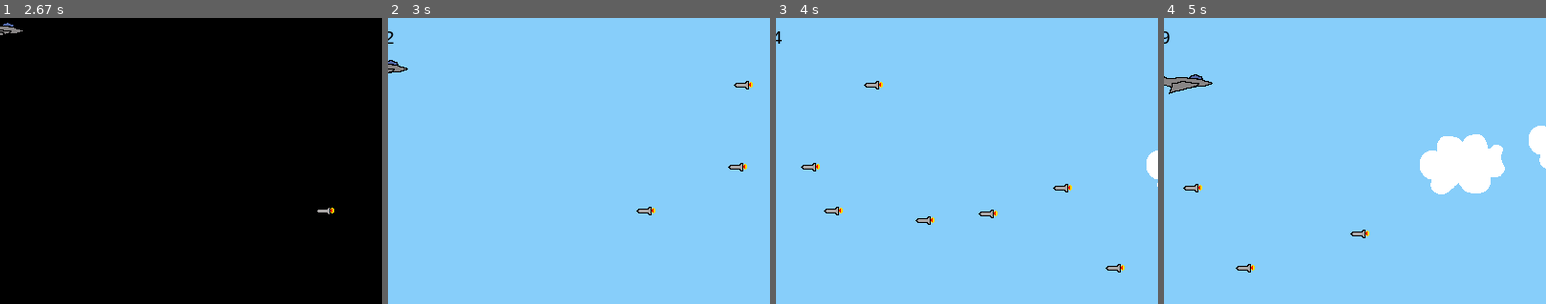
Above: before the commit, frames 1-4 (left to right).
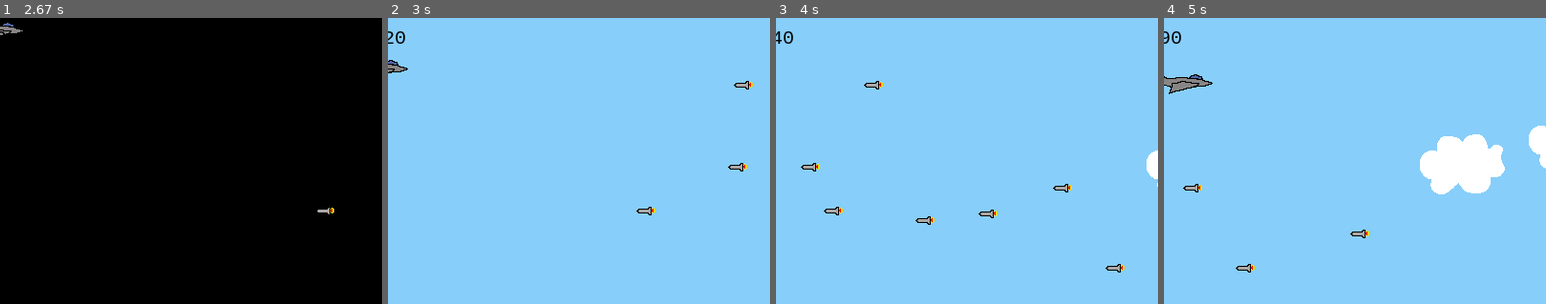
Above: after the commit, the same moments.

Repository: raulsales9/2DAM_CourseSalesRaul
Game: pygame game, started from first_eva/acts/unit1/practica_pygame1/game/joc.py
The game is run twice, just before and just after one commit, with the same random seed, the same clock (stepped at 60 frames per second) and the same inputs.
Inputs:
- Up to frame 1 (2.67 s): hold P 0.33-0.8 s; hold Right 0.83-1.3 s; hold Right 1.67-2.13 s; hold Left from 2.17 s (still down)
- Up to frame 2 (3 s): release Left at 2.7 s; hold Down from 2.73 s (still down)
- Up to frame 3 (4 s): release Down at 3.03 s; hold Left 3.07-3.47 s; hold Up 3.5-3.87 s; hold Right from 3.9 s (still down)
- Up to frame 4 (5 s): release Right at 4.53 s; hold Down 4.57-4.93 s; hold Left from 4.97 s (still down)
The pictures show only the part of the screen within x 12-62%, y 0-50%; the shares and areas given below are measured in that part.

Frame 1 is identical in both runs. In frame 2, less than 0.1% of the frame differs, in the area x 2-5%, y 4-9%; in frame 3, less than 0.1%; in frame 4, less than 0.1%.

Commit message:
level system added, don't running aftes 490 points

Diff:
--- a/first_eva/acts/unit1/practica_pygame1/game/Enemy.py
+++ b/first_eva/acts/unit1/practica_pygame1/game/Enemy.py
@@ -15,11 +15,17 @@
             )
         )
         self.speed = random.randint(EVIL_PLAYER_SPEED_MIN, EVIL_PLAYER_SPEED_MAX)
+        self.score_added = False
 
     def update(self):
         # to points
         global SCORE
+        global LEVEL
         self.rect.move_ip(-self.speed, 0)
         if self.rect.right < 0:
-            SCORE[0] += 1
+            if not self.score_added:
+                SCORE[0] += 10
             self.kill()
+            if SCORE[0] >= 500:
+                LEVEL += 1
+                SCORE[0] = 0
--- a/first_eva/acts/unit1/practica_pygame1/game/Tamany.py
+++ b/first_eva/acts/unit1/practica_pygame1/game/Tamany.py
@@ -20,4 +20,5 @@
 EVIL_PLAYER_SPEED_MAX = 20
 CLOUD_SPEED = 4
 SCORE = [0]
+LEVEL = [0]
 RED = (255, 0, 0)
--- a/first_eva/acts/unit1/practica_pygame1/game/joc.py
+++ b/first_eva/acts/unit1/practica_pygame1/game/joc.py
@@ -104,6 +104,7 @@
 
     def run_game(self):
         global SCORE
+        global LEVEL
         player = Player()
         sound_manager = Sound()
         clouds = pygame.sprite.Group()
@@ -159,6 +160,9 @@
             score_render = self.font.render(score_text, True, DARK_MODE)
             self.screen.blit(score_render, (10, 10))
 
+            if LEVEL[0] == 0 and SCORE[0] >= 500:
+                LEVEL[0] += 1
+
             pygame.display.flip()
             self.clock.tick(30)
 
